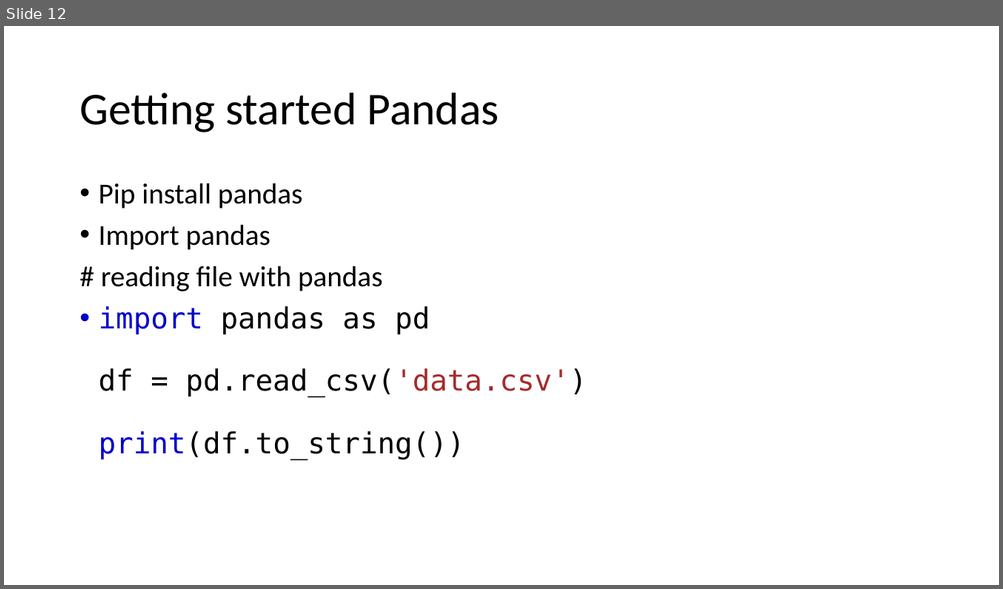
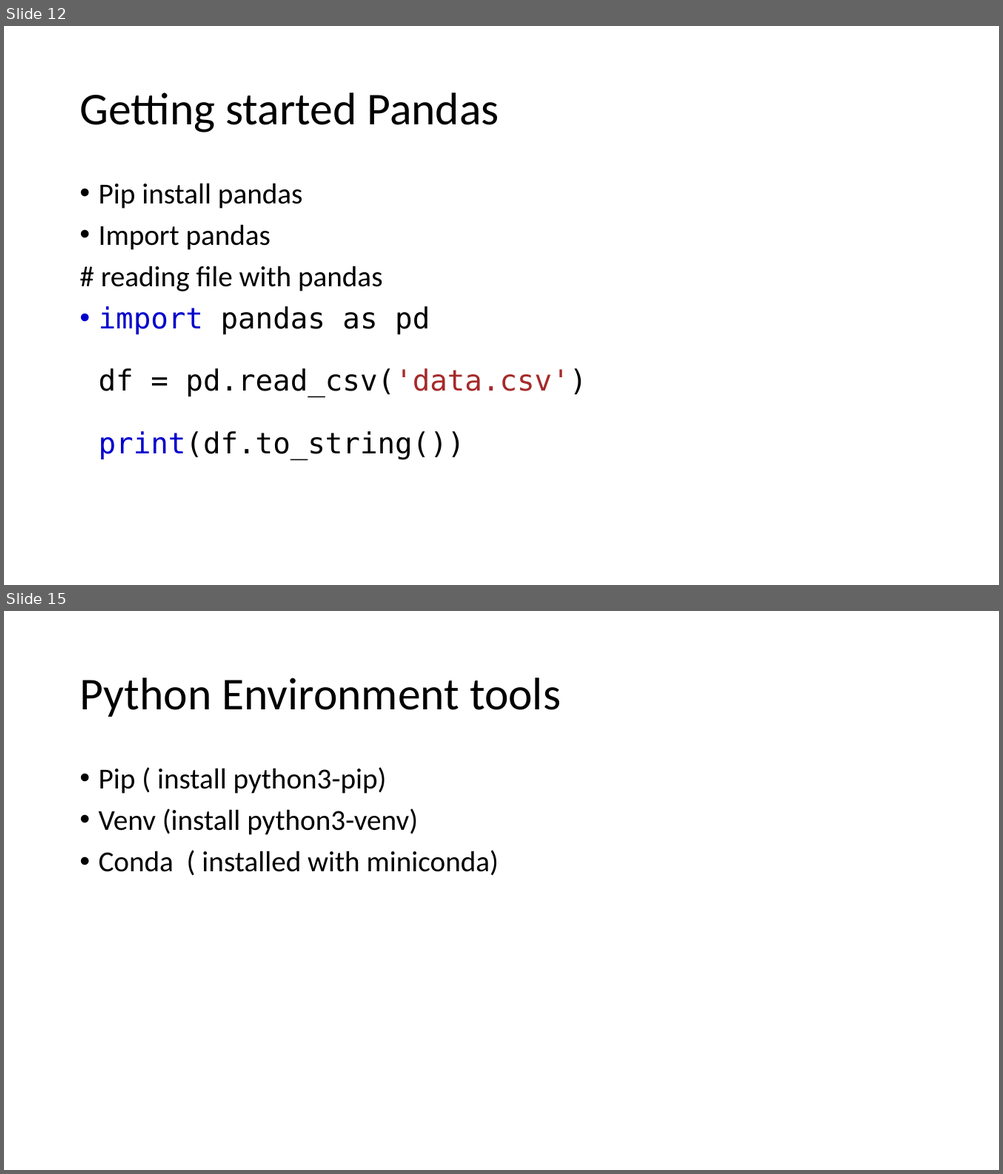
Before and after one commit to LuyangYin1/Python-for-everyone, a slide deck: class-2/Class – 2.pptm. Shown one above the other, each under a label of ours: slide 12 before the commit, slides 12 and 15 after it; the slides between them are not shown. The pictures are 1003x589 and 1003x1174 pixels, drawn with LibreOffice and Linux fonts; fonts in the diff are those of the drawing. Boxes give left, top, right and bottom in pixels: in the first picture for what was removed or moved away, otherwise in the second. Text is boxed around its words. In the diff, an @@ line names an element or a change of style, - is before the commit and + after.

```diff
--- a/class-2/Class – 2.pptm
+++ b/class-2/Class – 2.pptm
@@ slide 15 added at bbox=[4, 611, 999, 1170], background #FFFFFF @@
@@ title added at bbox=[79, 678, 560, 717], 44 pt, text #000000 @@
+Python Environment tools
@@ text added at bbox=[99, 767, 498, 876], 28 pt, text #000000 @@
+• Pip ( install python3-pip)
+• Venv (install python3-venv)
+• Conda ( installed with miniconda)
```
Also in this commit, not shown: 4 other slides added, 3 other files.
